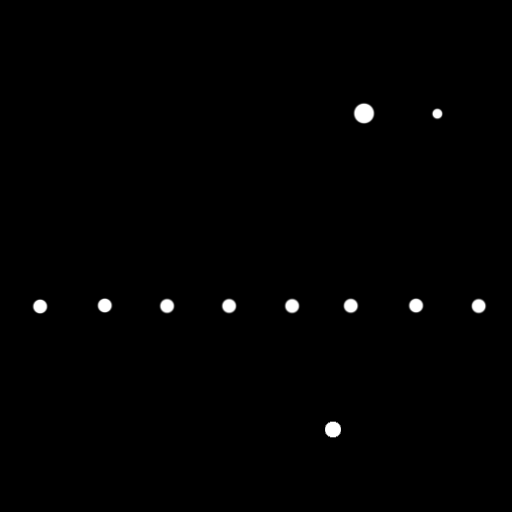
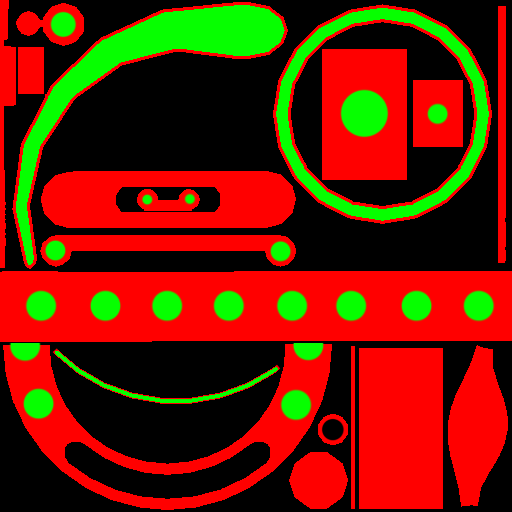
Layers edited between the first and the second 512 x 512 image:
hid "Ebene 2", moved it above "Ebene 4", painted on it over [0, 0, 512, 510]
added layer "Ebene 8" above "Ebene 6" over [8, 5, 496, 422]
added layer "Ebene 6" above "Ebene 7" over [0, 0, 512, 510]
added layer "Ebene 5" above "Ebene 3" over [0, 0, 512, 510]
added layer "Ebene 3" above "Ebene 1" over [12, 344, 321, 500]
hid "Ebene 1", painted on it over [0, 0, 512, 510]
painted on "Hintergrund" over [0, 0, 512, 510]
